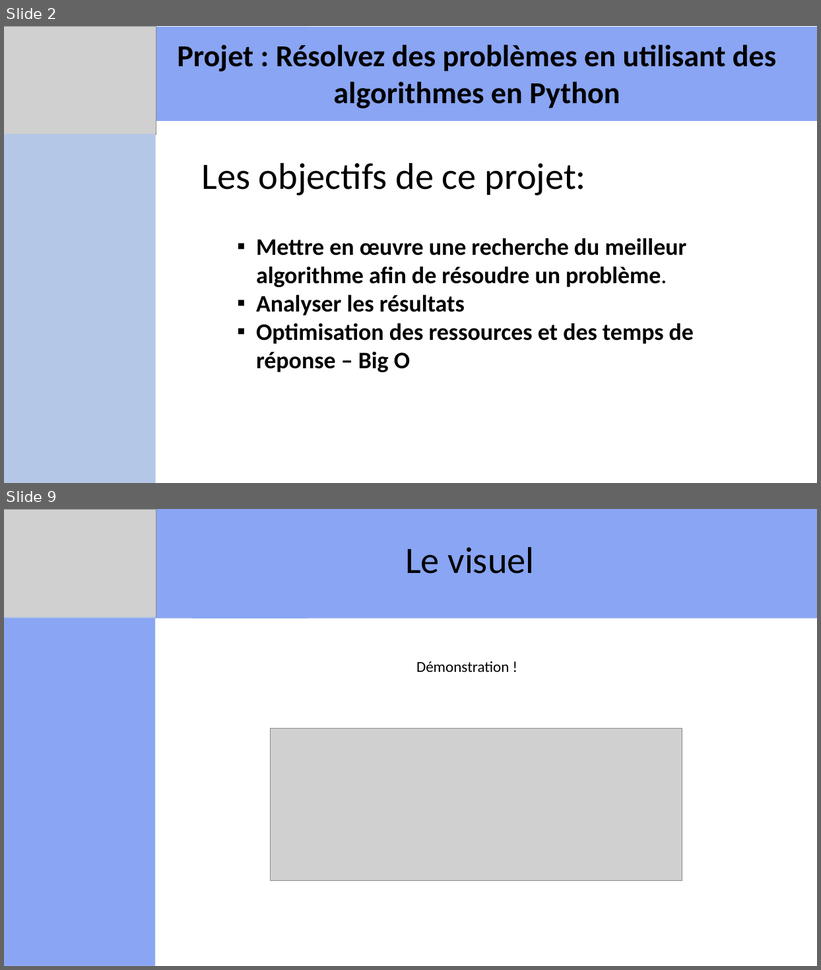
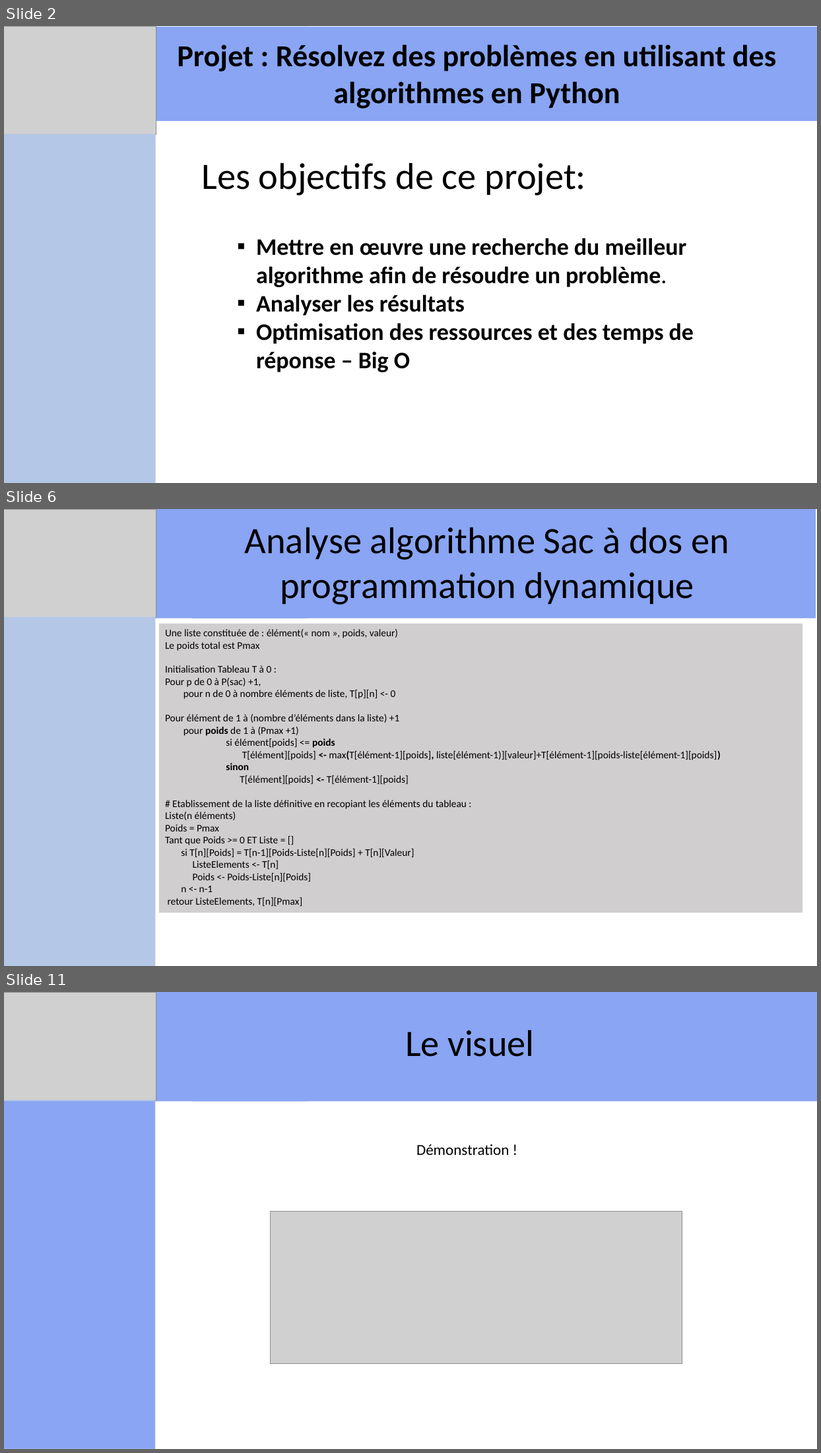
Before and after one commit to Fovea4F/Projet7-OC-Resolvez_des_problemes_en_utilisant_des_algorithmes_en_Python, a slide deck: livrables/Projet7-JustStreamIt.pptx. Shown one above the other, each under a label of ours: slides 2 and 9 before the commit, slides 2, 6 and 11 after it; the slides between them are not shown. The pictures are 821x970 and 821x1453 pixels, drawn with LibreOffice and Linux fonts; fonts in the diff are those of the drawing; grey boxes stand for pictures. Boxes give left, top, right and bottom in pixels: in the first picture for what was removed or moved away, otherwise in the second. Text is boxed around its words. In the diff, an @@ line names an element or a change of style, - is before the commit and + after.

```diff
--- a/livrables/Projet7-JustStreamIt.pptx
+++ b/livrables/Projet7-JustStreamIt.pptx
@@ slide 6 added at (x1=4, y1=509, x2=817, y2=966), background #FFFFFF @@
@@ rectangle added at (x1=4, y1=509, x2=308, y2=618), fill #89A5F3 @@
@@ picture added at (x1=4, y1=510, x2=156, y2=618) @@
@@ rectangle added at (x1=191, y1=509, x2=816, y2=618), fill #89A5F3 @@
@@ text added at (x1=245, y1=527, x2=729, y2=605), 44 pt, text #000000 @@
+Analyse algorithme Sac à dos en programmation dynamique
@@ rectangle added at (x1=4, y1=618, x2=155, y2=966), fill #89A5F3 @@
@@ rectangle added at (x1=4, y1=617, x2=155, y2=966), fill #B4C7E7 @@
@@ rectangle added at (x1=159, y1=624, x2=803, y2=914), fill #D0CECE, 12 pt, text #000000 @@
+Une liste constituée de : élément(« nom », poids, valeur)
+Le poids total est Pmax
+Initialisation Tableau T à 0 :
+Pour p de 0 à P(sac) +1,
+pour n de 0 à nombre éléments de liste, T[p][n] <- 0
+Pour élément de 1 à (nombre d’éléments dans la liste) +1
+pour poids de 1 à (Pmax +1)
+si élément[poids] <= poids
+T[élément][poids] <- max(T[élément-1][poids], liste[élément-1)][valeur]+T[élément-1][poids-liste[élément-1][poids])
+sinon
+T[élément][poids] <- T[élément-1][poids]
+# Etablissement de la liste définitive en recopiant les éléments du tableau :
+Liste(n éléments)
+Poids = Pmax
+Tant que Poids >= 0 ET Liste = []
+si T[n][Poids] = T[n-1][Poids-Liste[n][Poids] + T[n][Valeur]
+ListeElements <- T[n]
+Poids <- Poids-Liste[n][Poids]
+n <- n-1
+retour ListeElements, T[n][Pmax]
@@ what was slide 9 is now slide 11 @@
```
Also in this commit, not shown: 1 slide changed, 6 other slides added, 5 slides removed, 2 other files.
